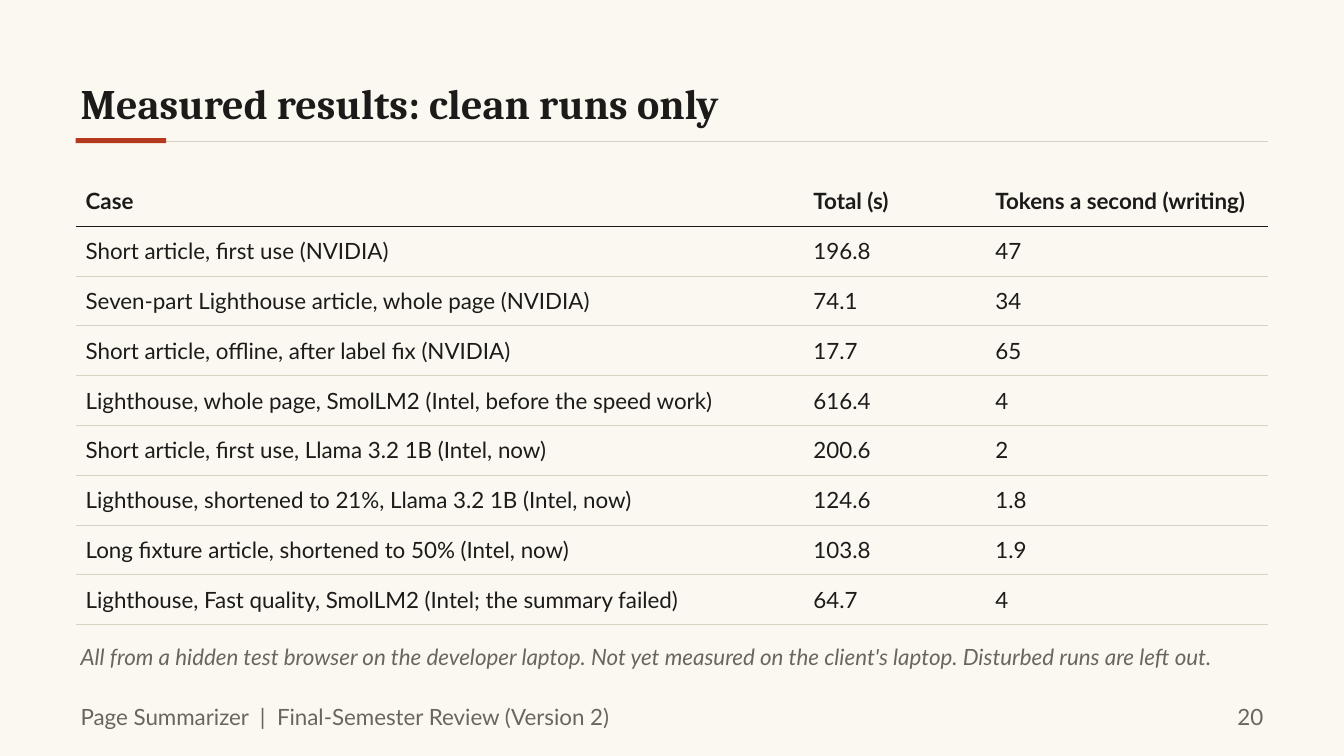
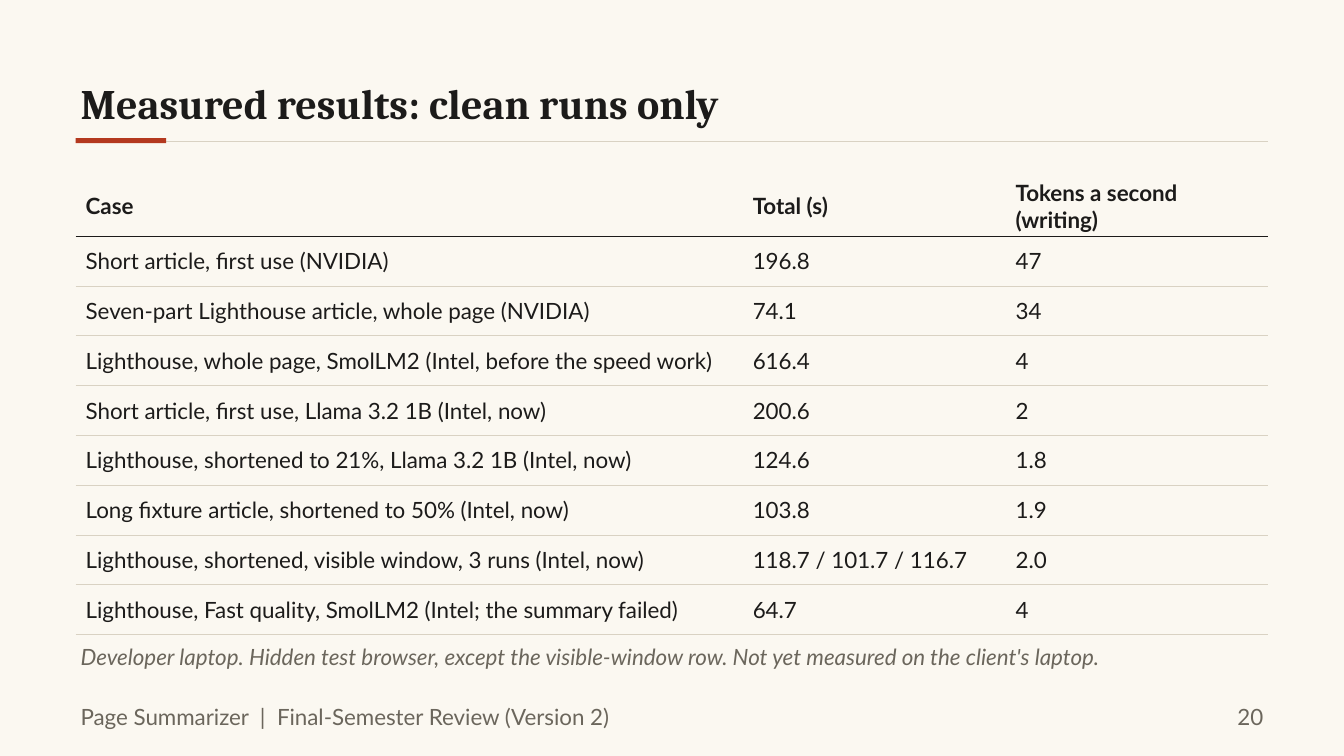
Before and after one commit to Vickey-vijay/DISSCO_web-page-summarizer, a slide deck: slide 20 of finalsem/docs/ppt/FinalSem_Deck.pptx. Drawn at 1344x756 pixels with LibreOffice and Linux fonts; fonts in the diff are those of the drawing. Boxes give left, top, right and bottom in pixels: in the first picture for what was removed or moved away, otherwise in the second. Text is boxed around its words. In the diff, an @@ line names an element or a change of style, - is before the commit and + after.

```diff
--- a/finalsem/docs/ppt/FinalSem_Deck.pptx
+++ b/finalsem/docs/ppt/FinalSem_Deck.pptx
@@ table at <box>76,176,1269,626</box> @@
-row 4: Short article, offline, after label fix (NVIDIA) | 17.7 | 65
+row 8: Lighthouse, shortened, visible window, 3 runs (Intel, now) | 118.7 / 101.7 / 116.7 | 2.0
@@ text at <box>81,648,1099,669</box>: text changed @@
-All from a hidden test browser on the developer laptop. Not yet measured on the client's laptop. Disturbed runs are left out.
+Developer laptop. Hidden test browser, except the visible-window row. Not yet measured on the client's laptop.
```
Also in this commit, not shown: 1 other slide changed, 33 other files.
